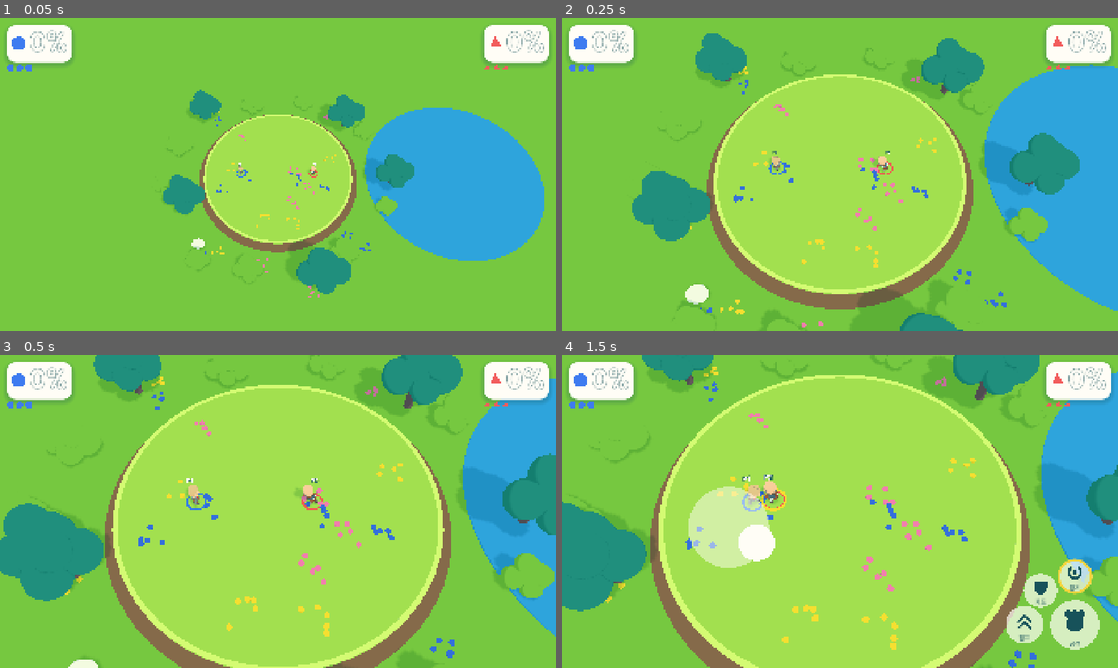
Above: before the commit, frames 1-4 (two rows, left to right).
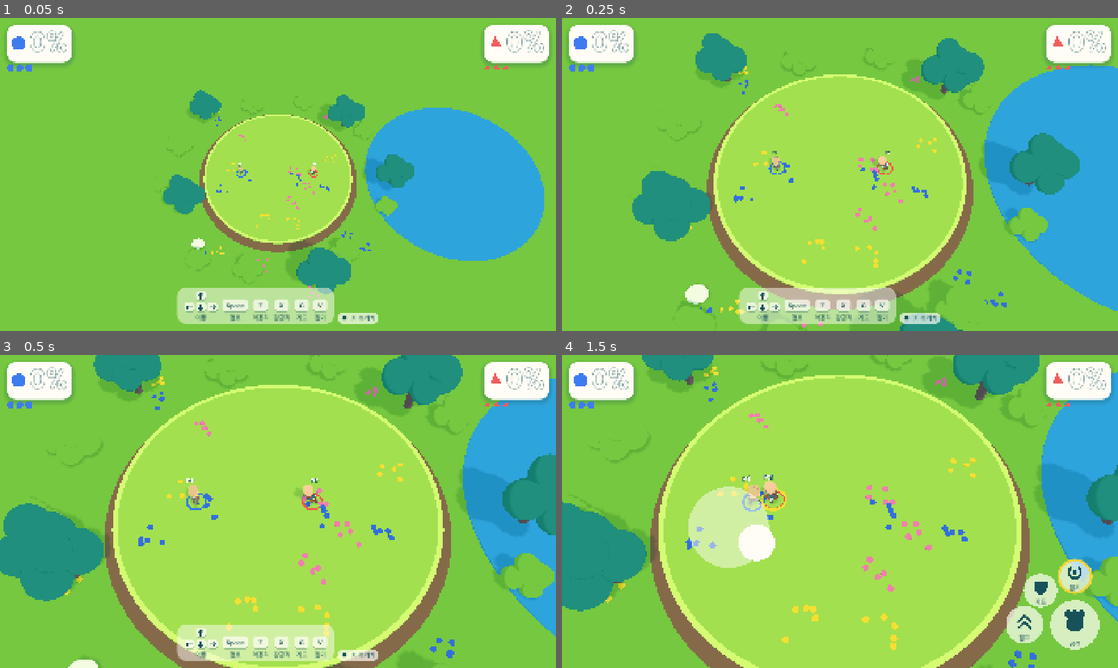
Above: after the commit, the same moments.

Repository: UICHEOL-HWANG/TheBrawlGuys
Game: Godot game, scene res://src/main/main.tscn
The game is run twice, just before and just after one commit, with the same random seed, the same clock (stepped at 60 frames per second) and the same inputs. This scene is started directly instead of the project's main scene.
Inputs (mouse positions are in pixels of both pictures, inside the frame that each line leads up to):
- Up to frame 1 (0.05 s): no input
- Up to frame 2 (0.25 s): no input
- Up to frame 3 (0.5 s): no input
- Up to frame 4 (1.5 s): tap Enter (ui_accept) at 0.5 s; move the mouse to (962, 495) at 0.52 s; hold Right (p1_right) 0.53-1.25 s; hold C (p1_guard) 0.53-1.25 s; click (962, 495) at 0.67 s; tap Space (p1_jump) at 0.77, 1.07 s; tap X (p1_heavy) at 0.8 s; drag from (728, 527) to (812, 574) at 1.27 s

The runs differ from the first frame. In frame 1, 3.5% of the frame differs, in the area x 31-68%, y 86-98%; in frame 2, 3.5%; in frame 3, 3.5%; in frame 4, nothing differs.

Commit message:
feat: show key hints at the bottom of a match for the keyboard player
KeyHintHud places the bar bottom-center inside the safe area, lights caps from the local player's p1 actions, hides while touch controls are active, and toggles with the chip or F2 (hud_key_hints). The choice persists in [hud] key_hints and tracks settings_changed {key: hud.key_hints}. Only matches with a local slot get it; the menu backdrop has no HUD.

Co-Authored-By: Claude Opus 5.5 <noreply@anthropic.com>

Diff:
--- a/project.godot
+++ b/project.godot
@@ -40,6 +40,12 @@
 ]
 }
 
+hud_key_hints={
+"deadzone": 0.2,
+"events": [Object(InputEventKey,"resource_local_to_scene":false,"resource_name":"","device":-1,"window_id":0,"alt_pressed":false,"shift_pressed":false,"ctrl_pressed":false,"meta_pressed":false,"pressed":false,"keycode":0,"physical_keycode":4194333,"key_label":0,"unicode":0,"location":0,"echo":false,"script":null)
+]
+}
+
 [rendering]
 
 renderer/rendering_method="mobile"
--- a/src/main/main.gd
+++ b/src/main/main.gd
@@ -74,6 +74,8 @@
 	_hud.restart_requested.connect(_start_match)
 	_hud.restart_requested.connect(func() -> void: _presentation.play_ui("ui_confirm"))
 	_hud.menu_requested.connect(func() -> void: menu_requested.emit())
+	if setup.local_slot() >= 0:
+		_hud.show_key_hints(PlayerStyle.color(setup.local_slot()), func() -> bool: return _touch.visible)
 	if OS.is_debug_build():
 		_panel = ConfigPanel.new()
 		add_child(_panel)
--- a/src/ui/hud.gd
+++ b/src/ui/hud.gd
@@ -1,7 +1,8 @@
 class_name Hud
 extends CanvasLayer
 ## In-match HUD (design.md DS-LAY-02): damage counter + stocks per player along the top edge
-## (1v1 at the far left and right, N players spread evenly), result banner in the center.
+## (1v1 at the far left and right, N players spread evenly), result banner in the center, the
+## local player's key hints along the bottom (DS-CMP-16).
 
 signal restart_requested
 signal menu_requested
@@ -16,6 +17,7 @@
 var _banner: ResultBanner
 var _counters: Array[DamageCounter] = []
 var _stocks: Array[StockIcons] = []
+var _key_hints: KeyHintHud = null
 
 
 func setup(player_count: int, max_stocks: int) -> void:
@@ -72,6 +74,20 @@
 	return _banner.menu_button()
 
 
+## Keyboard key bar at the bottom (DS-CMP-16) for the local player; hidden while touch is active.
+func show_key_hints(accent: Color, touch_active: Callable) -> void:
+	if _key_hints != null:
+		return
+	_key_hints = KeyHintHud.new()
+	add_child(_key_hints)
+	_key_hints.setup(accent, touch_active, SettingsStore.new(),
+			func(event_name: String, props: Dictionary) -> void: Analytics.track(event_name, props))
+
+
+func key_hints() -> KeyHintHud:
+	return _key_hints
+
+
 func counter_text(i: int) -> String:
 	return _counters[i].text()
 
--- /dev/null
+++ b/src/ui/key_hint_hud.gd
@@ -0,0 +1,89 @@
+class_name KeyHintHud
+extends Control
+## Places the KeyHintBar (design.md DS-CMP-16) at the bottom center of the match HUD, inside the
+## safe area with the s5 margin (DS-LAY-02: info top, controls bottom), and drives it: caps follow
+## the local player's InputMap actions every frame, F2 or the chip hides/shows the keys, the choice
+## lives in SettingsStore [hud] key_hints and each change tracks settings_changed. The whole bar
+## steps aside while touch controls are active (they own the bottom of the screen).
+
+const BAR_SCENE := preload("res://src/ui/components/key_hint_bar/key_hint_bar.tscn")
+const TOGGLE_ACTION := "hud_key_hints"
+const SECTION := "hud"
+const KEY := "key_hints"
+const TRACK_KEY := "hud.key_hints"
+
+var _margin: MarginContainer
+var _bar: KeyHintBar
+var _caps: Array[Dictionary] = []
+var _touch_active: Callable
+var _store: SettingsStore
+var _track: Callable
+
+
+## touch_active() -> bool: true while touch controls are on screen.
+func setup(accent: Color, touch_active: Callable, store: SettingsStore, track: Callable) -> void:
+	_touch_active = touch_active
+	_store = store
+	_track = track
+	set_anchors_and_offsets_preset(Control.PRESET_FULL_RECT)
+	mouse_filter = Control.MOUSE_FILTER_IGNORE
+	_margin = MarginContainer.new()
+	_margin.set_anchors_and_offsets_preset(Control.PRESET_BOTTOM_WIDE)
+	_margin.grow_vertical = Control.GROW_DIRECTION_BEGIN
+	_margin.mouse_filter = Control.MOUSE_FILTER_IGNORE
+	add_child(_margin)
+	_bar = BAR_SCENE.instantiate() as KeyHintBar
+	_bar.size_flags_horizontal = Control.SIZE_SHRINK_CENTER
+	_margin.add_child(_bar)
+	_bar.set_accent(accent)
+	_bar.toggle_requested.connect(toggle)
+	_caps = KeyHintSource.caps()
+	var shown := store.get_bool(SECTION, KEY, true)
+	_bar.set_state(KeyHintBar.State.SHOWN if shown else KeyHintBar.State.HIDDEN, false)
+	_apply_safe_area()
+	get_viewport().size_changed.connect(_apply_safe_area)
+	_refresh()
+
+
+func bar() -> KeyHintBar:
+	return _bar
+
+
+func is_shown() -> bool:
+	return _bar.state() == KeyHintBar.State.SHOWN
+
+
+func toggle() -> void:
+	var old := is_shown()
+	_bar.set_state(KeyHintBar.State.HIDDEN if old else KeyHintBar.State.SHOWN)
+	_store.set_value(SECTION, KEY, not old)
+	_track.call("settings_changed", {"key": TRACK_KEY, "old": str(old), "new": str(not old)})
+
+
+func _process(_delta: float) -> void:
+	_refresh()
+
+
+func _refresh() -> void:
+	if _bar == null:
+		return
+	visible = not bool(_touch_active.call())
+	if not visible or not is_shown():
+		return
+	for c: Dictionary in _caps:
+		_bar.set_pressed(String(c["id"]), KeyHintSource.is_held(c["actions"]))
+
+
+func _unhandled_input(event: InputEvent) -> void:
+	if _bar != null and visible and event.is_action_pressed(TOGGLE_ACTION):
+		toggle()
+		get_viewport().set_input_as_handled()
+
+
+## Bottom, left and right margins: s5 inside the device safe area (DS-LAY-02).
+func _apply_safe_area() -> void:
+	var vp := get_viewport().get_visible_rect()
+	var safe := SafeArea.rect(get_viewport())
+	_margin.add_theme_constant_override("margin_left", int(safe.position.x - vp.position.x) + DS.S5)
+	_margin.add_theme_constant_override("margin_right", int(vp.end.x - safe.end.x) + DS.S5)
+	_margin.add_theme_constant_override("margin_bottom", int(vp.end.y - safe.end.y) + DS.S5)
--- /dev/null
+++ b/tests/unit/test_key_hint_bar.gd
@@ -0,0 +1,184 @@
+extends GutTest
+## KeyHintBar (design.md DS-CMP-16): keycaps light up from InputMap actions, the bar hides and
+## shows from the chip or F2, the choice persists, and it stays away on touch devices.
+
+const BAR := preload("res://src/ui/components/key_hint_bar/key_hint_bar.tscn")
+const PATH := "user://test_key_hints.cfg"
+
+var _tracked: Array[Dictionary] = []
+var _touch: bool = false
+
+
+func before_each() -> void:
+	InputBindings.apply()
+	_tracked.clear()
+	_touch = false
+	_remove()
+
+
+func after_each() -> void:
+	for action: String in InputBindings.P1:
+		Input.action_release(action)
+	_remove()
+
+
+func _remove() -> void:
+	if FileAccess.file_exists(PATH):
+		DirAccess.remove_absolute(ProjectSettings.globalize_path(PATH))
+
+
+func _hud() -> KeyHintHud:
+	var h := KeyHintHud.new()
+	add_child_autofree(h)
+	h.setup(DS.P1, func() -> bool: return _touch, SettingsStore.new(PATH),
+			func(event_name: String, props: Dictionary) -> void: _tracked.append({"name": event_name, "props": props}))
+	return h
+
+
+func test_source_lists_the_p1_caps_with_bound_key_labels() -> void:
+	var ids: Array[String] = []
+	for cap: Dictionary in KeyHintSource.caps():
+		ids.append(String(cap["id"]))
+	assert_eq(ids, ["up", "left", "down", "right", "jump", "light", "heavy", "guard", "grab"])
+	var jump := KeyHintSource.cap("jump")
+	assert_eq(jump["label"], "점프")
+	assert_eq(jump["text"], "Space")
+	assert_eq(KeyHintSource.cap("light")["text"], "Z")
+	assert_eq(KeyHintSource.cap("left")["arrow"], Vector2.LEFT, "arrow keys are drawn as arrows")
+
+
+func test_source_follows_rebinding() -> void:
+	var old := InputMap.action_get_events("p1_light")
+	InputMap.action_erase_events("p1_light")
+	var ev := InputEventKey.new()
+	ev.physical_keycode = KEY_K
+	InputMap.action_add_event("p1_light", ev)
+	assert_eq(KeyHintSource.cap("light")["text"], "K")
+	InputMap.action_erase_events("p1_light")
+	for e: InputEvent in old:
+		InputMap.action_add_event("p1_light", e)
+
+
+func test_combo_caps_are_pressed_only_when_every_action_is_held() -> void:
+	var combo: Array[String] = ["p1_heavy", "p1_guard"]
+	assert_eq(KeyHintSource.combo_text(combo), "X+C")
+	Input.action_press("p1_heavy")
+	assert_false(KeyHintSource.is_held(combo))
+	Input.action_press("p1_guard")
+	assert_true(KeyHintSource.is_held(combo))
+
+
+func test_keycap_press_and_release() -> void:
+	var cap := KeyCap.new()
+	add_child_autofree(cap)
+	cap.accent = DS.P1
+	cap.set_state(KeyCap.State.PRESSED)
+	assert_eq(cap.state(), KeyCap.State.PRESSED)
+	assert_eq(cap.scale, DS.PRESS_SQUISH, "press squish")
+	cap.set_state(KeyCap.State.IDLE)
+	assert_eq(cap.state(), KeyCap.State.IDLE)
+	await wait_seconds(DS.MOTION_SQUISH + 0.05)
+	assert_almost_eq(cap.fill(), 0.0, 0.01, "the color fades back")
+	assert_eq(cap.scale, Vector2.ONE)
+
+
+func test_pressing_an_action_lights_its_cap() -> void:
+	var h := _hud()
+	await wait_process_frames(2)
+	assert_eq(h.bar().cap_state("jump"), KeyCap.State.IDLE)
+	Input.action_press("p1_jump")
+	await wait_process_frames(2)
+	assert_eq(h.bar().cap_state("jump"), KeyCap.State.PRESSED)
+	assert_eq(h.bar().cap_state("light"), KeyCap.State.IDLE)
+	Input.action_release("p1_jump")
+	await wait_process_frames(2)
+	assert_eq(h.bar().cap_state("jump"), KeyCap.State.IDLE)
+
+
+func test_toggle_hides_persists_and_tracks() -> void:
+	var h := _hud()
+	assert_eq(h.bar().state(), KeyHintBar.State.SHOWN, "shown by default")
+	h.toggle()
+	assert_eq(h.bar().state(), KeyHintBar.State.HIDDEN)
+	assert_true(h.bar().chip().visible, "the chip stays to bring it back")
+	assert_eq(h.bar().chip().text(), "키 보기")
+	assert_false(SettingsStore.new(PATH).get_bool("hud", "key_hints", true), "saved")
+	assert_eq(_tracked.size(), 1)
+	assert_eq(_tracked[0]["name"], "settings_changed")
+	assert_eq(_tracked[0]["props"], {"key": "hud.key_hints", "old": "true", "new": "false"})
+	assert_true(EventCatalog.validate("settings_changed", _tracked[0]["props"]).is_empty())
+
+
+func test_hidden_choice_is_restored_by_a_new_hud() -> void:
+	SettingsStore.new(PATH).set_value("hud", "key_hints", false)
+	var h := _hud()
+	assert_eq(h.bar().state(), KeyHintBar.State.HIDDEN)
+	h.toggle()
+	assert_eq(h.bar().state(), KeyHintBar.State.SHOWN)
+	assert_eq(h.bar().chip().text(), "키 숨기기")
+	assert_true(SettingsStore.new(PATH).get_bool("hud", "key_hints", false))
+
+
+func test_f2_and_the_chip_toggle() -> void:
+	var h := _hud()
+	var f2 := InputEventAction.new()
+	f2.action = KeyHintHud.TOGGLE_ACTION
+	f2.pressed = true
+	Input.parse_input_event(f2)
+	await wait_process_frames(2)
+	assert_eq(h.bar().state(), KeyHintBar.State.HIDDEN, "F2 hides")
+	h.bar().chip().pressed.emit()
+	assert_eq(h.bar().state(), KeyHintBar.State.SHOWN, "the chip shows it again")
+
+
+func test_f2_is_bound_and_not_h() -> void:
+	assert_true(InputMap.has_action(KeyHintHud.TOGGLE_ACTION))
+	var keys: Array[int] = []
+	for ev: InputEvent in InputMap.action_get_events(KeyHintHud.TOGGLE_ACTION):
+		keys.append((ev as InputEventKey).physical_keycode)
+	assert_eq(keys, [KEY_F2])
+
+
+func test_hidden_when_the_device_is_touch() -> void:
+	var h := _hud()
+	await wait_process_frames(2)
+	assert_true(h.visible)
+	_touch = true
+	await wait_process_frames(2)
+	assert_false(h.visible, "touch controls replace the key bar")
+	Input.action_press("p1_jump")
+	await wait_process_frames(2)
+	assert_eq(h.bar().cap_state("jump"), KeyCap.State.IDLE, "no polling while hidden")
+
+
+func test_bar_sits_at_the_bottom_inside_the_viewport() -> void:
+	var h := _hud()
+	await wait_process_frames(3)
+	var vp := get_viewport().get_visible_rect()
+	var rect := h.bar().get_global_rect()
+	assert_gt(rect.position.y, vp.size.y * 0.5, "controls live at the bottom")
+	assert_lte(rect.end.y, vp.end.y - DS.S5, "s5 margin inside the safe area")
+	assert_gte(rect.position.x, vp.position.x)
+	assert_lte(rect.end.x, vp.end.x)
+
+
+func test_gallery_preview_animates_presses() -> void:
+	var bar := BAR.instantiate() as KeyHintBar
+	add_child_autofree(bar)
+	bar.set_preview()
+	var seen := false
+	for i: int in 30:
+		await wait_process_frames(2)
+		for cap: Dictionary in KeyHintSource.caps():
+			if bar.cap_state(String(cap["id"])) == KeyCap.State.PRESSED:
+				seen = true
+	assert_true(seen, "preview lights keys by itself")
+
+
+func test_match_scene_shows_key_hints_for_the_local_player() -> void:
+	var main: Node = (load("res://src/main/main.tscn") as PackedScene).instantiate()
+	add_child_autofree(main)
+	await wait_process_frames(2)
+	var hud: Hud = main.call("get_hud")
+	assert_not_null(hud.key_hints(), "keyboard player gets the key bar")
+	assert_eq(hud.key_hints().bar().accent(), DS.P1)
Not shown, added: src/ui/key_hint_hud.gd.uid
Not shown, added: tests/unit/test_key_hint_bar.gd.uid
